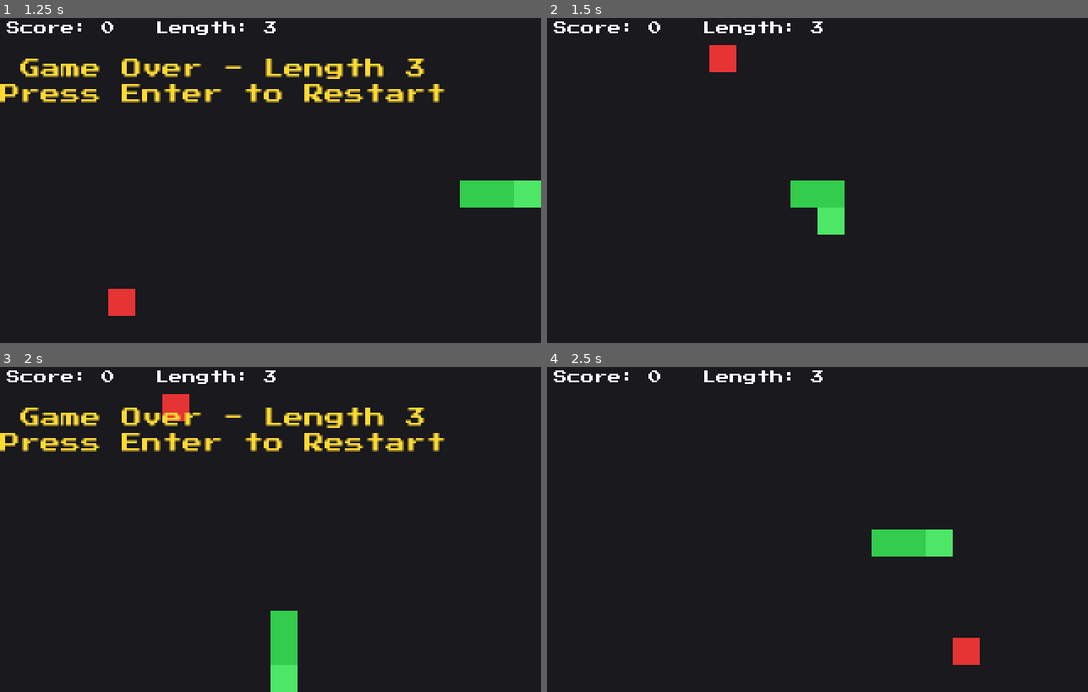
Above: before the commit, frames 1-4 (two rows, left to right).
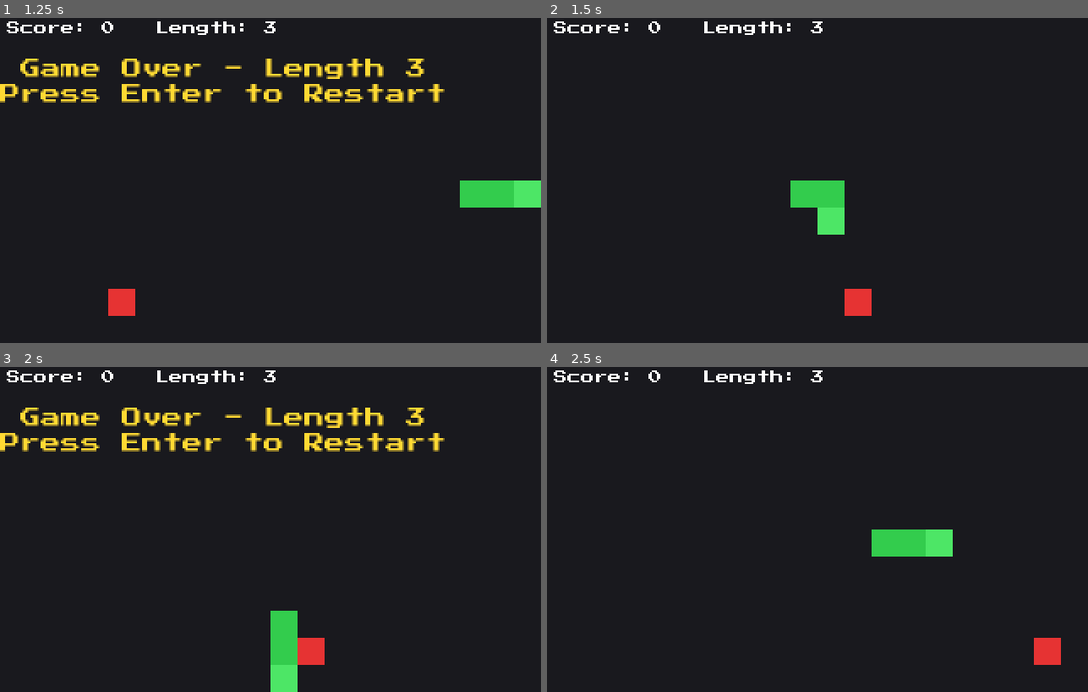
Above: after the commit, the same moments.

Repository: Tassnaz/vibe-code-test
Game: Godot game, scene res://scenes/Game.tscn
Same seed, same stepped clock (60 frames per second), same inputs: the game is played once before the commit and once after it.
Inputs:
- Up to frame 1 (1.25 s): tap Enter (ui_accept) at 0.5, 0.77 s; hold Right (ui_right) from 0.53 s (still down)
- Up to frame 2 (1.5 s): tap Enter (ui_accept) at 1.25 s; release Right (ui_right) at 1.28 s; hold Down (ui_down) from 1.28 s (still down)
- Up to frame 3 (2 s): keep holding Down (ui_down); tap Enter (ui_accept) at 1.52 s
- Up to frame 4 (2.5 s): tap Enter (ui_accept) at 2 s; release Down (ui_down) at 2.03 s; hold Right (ui_right) from 2.03 s (still down)

Frame 1 is identical in both runs. In frame 2, 0.8% of the frame differs, in the area x 30-60%, y 8-92%; in frame 3, 0.8%; in frame 4, 0.8%.

Commit message:
Add a green bonus pickup worth 2 points and 2 length
Each time food respawns there's a 20% chance it comes up green
instead of red. The green pickup awards double: +2 score and +2
length in one bite, instead of the usual +1/+1. The existing pickup
feedback (sparks, floating popup, score pulse) now takes the point
value and bonus flag so the spark color and "+N" text match whichever
type was eaten.

Co-Authored-By: Claude Sonnet 5 <noreply@anthropic.com>

Diff:
--- a/project.godot
+++ b/project.godot
@@ -29,6 +29,6 @@
 
 [rendering]
 
+textures/canvas_textures/default_texture_filter=0
 rendering_device/driver.windows="d3d12"
 2d/snap/snap_2d_transforms_to_pixel=true
-textures/canvas_textures/default_texture_filter=0
--- a/scenes/Game.tscn
+++ b/scenes/Game.tscn
@@ -29,21 +29,21 @@
 offset_top = 24.0
 theme_override_colors/font_color = Color(1, 0.85, 0.2, 1)
 theme_override_colors/font_outline_color = Color(0, 0, 0, 1)
+theme_override_fonts/font = ExtResource("2_font")
 theme_override_font_sizes/font_size = 12
 theme_override_font_sizes/outline_size = 2
-theme_override_fonts/font = ExtResource("2_font")
 text = "Game Over
 Press Enter to Restart"
 horizontal_alignment = 1
 vertical_alignment = 1
 
-[node name="PopupLabel" type="Label" parent="."]
+[node name="PopupLabel" type="Label" parent="." unique_id=86389836]
 visible = false
 theme_override_colors/font_color = Color(1, 0.85, 0.2, 1)
 theme_override_colors/font_outline_color = Color(0, 0, 0, 1)
+theme_override_fonts/font = ExtResource("2_font")
 theme_override_font_sizes/font_size = 8
 theme_override_font_sizes/outline_size = 1
-theme_override_fonts/font = ExtResource("2_font")
+text = "+1"
 horizontal_alignment = 1
 vertical_alignment = 1
-text = "+1"
--- a/scripts/game.gd
+++ b/scripts/game.gd
@@ -11,11 +11,20 @@
 const FOOD_COLOR := Color(0.9, 0.2, 0.2)
 const BG_COLOR := Color(0.1, 0.1, 0.12)
 
+const FOOD_SCORE := 1
+const FOOD_GROWTH := 1
+
+const BONUS_CHANCE := 0.2
+const BONUS_COLOR := Color(0.25, 0.95, 0.35)
+const BONUS_SCORE := 2
+const BONUS_GROWTH := 2
+
 const SPARK_COUNT := 10
 const SPARK_LIFETIME := 0.35
 const SPARK_SPEED_MIN := 40.0
 const SPARK_SPEED_MAX := 90.0
 const SPARK_COLOR := Color(1.0, 0.85, 0.2)
+const BONUS_SPARK_COLOR := Color(0.3, 1.0, 0.4)
 const POPUP_SIZE := Vector2(32.0, 12.0)
 
 @onready var move_timer: Timer = $MoveTimer
@@ -27,6 +36,7 @@
 var direction := Vector2i.RIGHT
 var next_direction := Vector2i.RIGHT
 var food_pos := Vector2i.ZERO
+var food_is_bonus := false
 var score := 0
 var game_over := false
 var sparks: Array[Dictionary] = []
@@ -111,9 +121,13 @@
 
 	body.insert(0, new_head)
 	if ate_food:
-		score += 1
+		var points := BONUS_SCORE if food_is_bonus else FOOD_SCORE
+		var growth := BONUS_GROWTH if food_is_bonus else FOOD_GROWTH
+		score += points
 		_update_score_label()
-		_spawn_pickup_feedback(new_head)
+		_spawn_pickup_feedback(new_head, points, food_is_bonus)
+		for i in range(growth - 1):
+			body.append(body[body.size() - 1])
 		_place_food()
 	else:
 		body.remove_at(body.size() - 1)
@@ -137,12 +151,14 @@
 		_game_over()
 		return
 	food_pos = free_cells[randi() % free_cells.size()]
+	food_is_bonus = randf() < BONUS_CHANCE
 
 func _update_score_label() -> void:
 	score_label.text = "Score: %d   Length: %d" % [score, body.size()]
 
-func _spawn_pickup_feedback(cell: Vector2i) -> void:
+func _spawn_pickup_feedback(cell: Vector2i, points: int, bonus: bool) -> void:
 	var center := Vector2(cell) * CELL_SIZE + Vector2(CELL_SIZE, CELL_SIZE) * 0.5
+	var spark_color := BONUS_SPARK_COLOR if bonus else SPARK_COLOR
 
 	for i in range(SPARK_COUNT):
 		var angle := (TAU / SPARK_COUNT) * i + randf_range(-0.25, 0.25)
@@ -152,8 +168,11 @@
 			"vel": Vector2(cos(angle), sin(angle)) * speed,
 			"life": SPARK_LIFETIME,
 			"max_life": SPARK_LIFETIME,
+			"color": spark_color,
 		})
 
+	popup_label.text = "+%d" % points
+	popup_label.add_theme_color_override("font_color", BONUS_COLOR if bonus else Color(1, 0.85, 0.2))
 	popup_label.position = center - POPUP_SIZE * 0.5 - Vector2(0.0, CELL_SIZE * 0.5)
 	popup_label.modulate = Color(1, 1, 1, 1)
 	popup_label.show()
@@ -170,12 +189,13 @@
 
 func _draw() -> void:
 	draw_rect(Rect2(Vector2.ZERO, Vector2(GRID_WIDTH, GRID_HEIGHT) * CELL_SIZE), BG_COLOR)
-	draw_rect(Rect2(Vector2(food_pos) * CELL_SIZE, Vector2(CELL_SIZE, CELL_SIZE)), FOOD_COLOR)
+	var food_color := BONUS_COLOR if food_is_bonus else FOOD_COLOR
+	draw_rect(Rect2(Vector2(food_pos) * CELL_SIZE, Vector2(CELL_SIZE, CELL_SIZE)), food_color)
 	for i in range(body.size()):
 		var color := HEAD_COLOR if i == 0 else SNAKE_COLOR
 		draw_rect(Rect2(Vector2(body[i]) * CELL_SIZE, Vector2(CELL_SIZE, CELL_SIZE)), color)
 	for spark in sparks:
 		var t: float = spark.life / spark.max_life
-		var color := SPARK_COLOR
+		var color: Color = spark.color
 		color.a = t
 		draw_rect(Rect2(spark.pos - Vector2(1.0, 1.0), Vector2(2.0, 2.0)), color)
Not shown: 2 places in scenes/Game.tscn that only renumber resources
